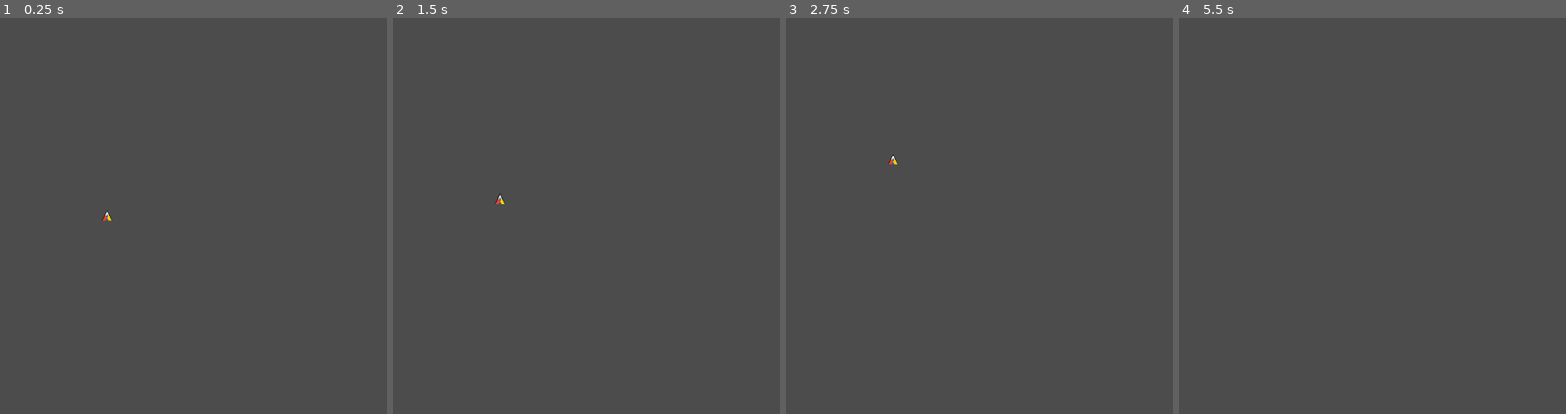
Above: before the commit, frames 1-4 (left to right).
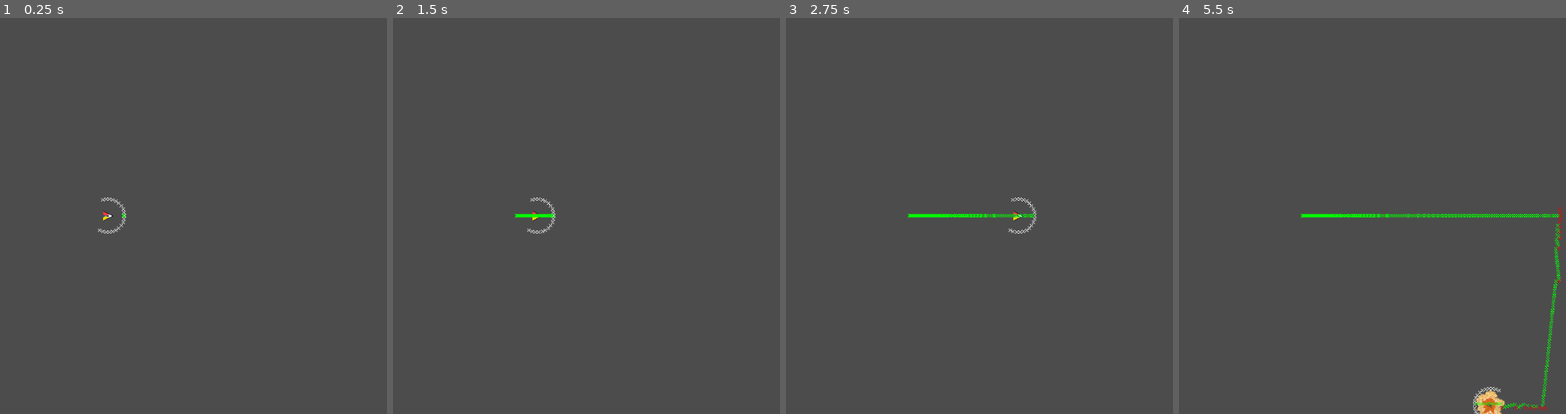
Above: after the commit, the same moments.

Repository: CluckeyMcCormick/fictional-guacamole
Game: Godot game, scene res://scenes/proto/BoidSpace.tscn
Two runs of this game, one before a commit and one after it. Both use one fixed random seed, a clock stepped at 60 frames per second and the inputs below.
Inputs:
- Up to frame 1 (0.25 s): no input
- Up to frame 2 (1.5 s): hold S (scroll_down) 0.53-1.28 s; tap A (scroll_left) at 1.35 s
- Up to frame 3 (2.75 s): hold D (scroll_right) from 2.03 s (still down)
- Up to frame 4 (5.5 s): release D (scroll_right) at 2.78 s; tap W (scroll_up) at 2.85 s; hold S (scroll_down) 3.53-4.28 s; tap P (debug_print, bound only after the commit) at 4.15 s; tap A (scroll_left) at 4.35 s; hold D (scroll_right) from 5.03 s (still down)

The runs differ from the first frame. In frame 1, 0.2% of the frame differs, in the area x 25-33%, y 45-55%; in frame 2, 0.3%; in frame 3, 0.5%; in frame 4, 1.5%, in the area x 31-100%, y 47-100%.

Commit message:
Add basic avoidance
Added in basic avoidance/pathfinding. Basically, it always scans an
area in front of it and chooses the first unblocked path. Sort of a
greedy, path of least-resistance kind of thing.

There are two issues that I currently see. Firstly, the boid kind of
automatically jerks whenever they turn, since we set the rotation
instantly. That's nothing too difficult, just need to introduce
gradual rotation to the boid's _process() function.

More concerning is the second issue - the boid, flying dead ahead, is
clipping on obstacles and dying. It seems that the greedy algorithm's
single-minded nature is destroying the boid. We need to evaluate our
surroundings and somehow weigh the inputs into a cumulative direction.

Diff:
--- a/FicGuac/project.godot
+++ b/FicGuac/project.godot
@@ -41,6 +41,11 @@
 "events": [ Object(InputEventKey,"resource_local_to_scene":false,"resource_name":"","device":0,"alt":false,"shift":false,"control":false,"meta":false,"command":false,"pressed":false,"scancode":83,"unicode":0,"echo":false,"script":null)
  ]
 }
+debug_print={
+"deadzone": 0.5,
+"events": [ Object(InputEventKey,"resource_local_to_scene":false,"resource_name":"","device":0,"alt":false,"shift":false,"control":false,"meta":false,"command":false,"pressed":false,"scancode":80,"unicode":0,"echo":false,"script":null)
+ ]
+}
 
 [rendering]
 
--- a/FicGuac/scenes/proto/BoidSpace.gd
+++ b/FicGuac/scenes/proto/BoidSpace.gd
@@ -6,7 +6,6 @@
 
 # Called when the node enters the scene tree for the first time.
 func _ready():
-    $Boid_Micro.add_central_force( Vector2(0, -25) )
     pass # Replace with function body.
 
 # Called every frame. 'delta' is the elapsed time since the previous frame.
--- a/FicGuac/scenes/proto/BoidSpace.tscn
+++ b/FicGuac/scenes/proto/BoidSpace.tscn
@@ -1,7 +1,14 @@
-[gd_scene load_steps=7 format=2]
+[gd_scene load_steps=9 format=2]
 
 [ext_resource path="res://scenes/proto/BoidSpace.gd" type="Script" id=1]
 [ext_resource path="res://scenes/proto/Boid_Micro.tscn" type="PackedScene" id=2]
+
+[sub_resource type="CircleShape2D" id=5]
+radius = 128.5
+
+[sub_resource type="CapsuleShape2D" id=6]
+radius = 41.46
+height = 155.32
 
 [sub_resource type="RectangleShape2D" id=1]
 extents = Vector2( 512, 10 )
@@ -20,8 +27,21 @@
 
 [node name="Boid_Micro" parent="." instance=ExtResource( 2 )]
 position = Vector2( 600, 300 )
+draw_debug_ray = true
+
+[node name="Obstacles" type="StaticBody2D" parent="."]
+position = Vector2( 512, 0 )
+
+[node name="CollisionShape2D" type="CollisionShape2D" parent="Obstacles"]
+position = Vector2( -169.993, 521.803 )
+shape = SubResource( 5 )
+
+[node name="CollisionShape2D2" type="CollisionShape2D" parent="Obstacles"]
+position = Vector2( 199.557, 121.212 )
+shape = SubResource( 6 )
 
 [node name="CollideBox" type="StaticBody2D" parent="."]
+editor/display_folded = true
 
 [node name="cbTop" type="CollisionShape2D" parent="CollideBox"]
 position = Vector2( 512, 0 )
--- a/FicGuac/scenes/proto/Boid_Micro.gd
+++ b/FicGuac/scenes/proto/Boid_Micro.gd
@@ -1,4 +1,23 @@
 extends RigidBody2D
+
+# To scan for danger, we'll raycast in front of our boid. But how big is our
+# raycast? These constants will help to define that.
+
+# Our length for each raycast
+const RAYCAST_MAGNITUDE = 25
+# When we raycast, we cast the points in front of the boid using the unit
+# circle. We start in "front" of the Boid, and cast extra points using this step
+const RAYCAST_STEP = PI / 15
+# How many points we want to cast, including the central/forward ray. Points are
+# measured in a plus-STEP minus-STEP pattern.
+const RAYCAST_STEPS_COUNT = 20
+
+export(bool) var draw_debug_ray
+
+const ARTI_ACCEL = 50
+const MAX_SPEED = 250
+
+var _arti_speed
 
 # The container for bodies we are currently tracking as our "flock"
 var flock_members = {}
@@ -8,11 +27,104 @@
 
 # Called when the node enters the scene tree for the first time.
 func _ready():
-    pass # Replace with function body.
+    var ray_step
+    var new_angle
+    _arti_speed = 0
+
+    if not draw_debug_ray:
+        return
+
+    ray_step = 0
+    for i in range(RAYCAST_STEPS_COUNT):
+        # Calculate our current angle
+        new_angle = ray_step * RAYCAST_STEP
+
+        # Calculate the raycasted/shifted point
+        var casted_pos = Vector2(0, 0)
+        casted_pos.x = cos(new_angle)
+        casted_pos.y = sin(new_angle)
+        casted_pos *= RAYCAST_MAGNITUDE
+
+        # Add a point at the shifted location
+        var debug_node = Sprite.new() # Create a new sprite!
+        debug_node.texture = load("res://assets/proto/x.png")
+        debug_node.visible = draw_debug_ray
+        add_child(debug_node) # Add it as a child of this node.
+        debug_node.position = casted_pos
+
+        # Otherwise, update our step for the next go-around
+        if i % 2 == 0:
+            ray_step = abs(ray_step) + 1
+        else:
+            ray_step = -ray_step
 
 # Called every frame. 'delta' is the elapsed time since the previous frame.
 func _process(delta):
-    pass
+    # Add our newly recieved acceleration
+    _arti_speed = clamp(_arti_speed + (ARTI_ACCEL * delta), 0, MAX_SPEED)
+    # Calculate our movement, given heading, speed, and time delta
+    var movement = Vector2(0, 0)
+    movement.x = cos(rotation)
+    movement.y = sin(rotation)
+    movement *= _arti_speed
+    movement *= delta
+
+    self.position = self.position + movement
+
+func _physics_process(delta):
+    var space_state = get_world_2d().direct_space_state
+    var ray_step
+    var new_angle
+
+    ray_step = 0
+    for i in range(RAYCAST_STEPS_COUNT):
+        # Calculate our current angle
+        new_angle = self.rotation + (ray_step * RAYCAST_STEP)
+
+        # Calculate the raycasted/shifted point
+        var casted_pos = Vector2(0, 0)
+        casted_pos.x = cos(new_angle)
+        casted_pos.y = sin(new_angle)
+        casted_pos *= RAYCAST_MAGNITUDE
+        casted_pos += global_position
+
+        # Get the result of our collision raycast
+        var result = space_state.intersect_ray( global_position, casted_pos, [self])
+
+        # If we're drawing our ray debug
+        if draw_debug_ray:
+            # Add a point at the shifted location
+            var debug_node = Sprite.new() # Create a new sprite!
+            debug_node.texture = load("res://assets/proto/x.png")
+            debug_node.position = casted_pos
+            debug_node.visible = draw_debug_ray
+            owner.add_child(debug_node) # Add it as a child of this node.
+            # If a collision occurred, color it red
+            if result:
+                debug_node.modulate = Color(1.0, 0, 0)
+            # Otherwise, color it green!
+            else:
+                debug_node.modulate = Color(0, 1.0, 0)
+
+        # If we didn't get fed a result, break! The way is clear, this is our
+        # new rotation!
+        if not result:
+            break;
+
+        # Otherwise, update our step for the next go-around
+        if i % 2 == 0:
+            ray_step = abs(ray_step) + 1
+        else:
+            ray_step = -ray_step
+
+    # Right, now we've got a new rotation - either it's the right way to go or
+    # our boid will be turning in a desperate attempt to save itself
+    rotation = new_angle
+
+func _input(event):
+    if event.is_action_pressed("debug_print"):
+        print(rotation)
+        print(rotation_degrees)
 
 # An area has entered our detection area
 # This might be an attack guide of some sort
--- a/FicGuac/scenes/proto/Boid_Micro.tscn
+++ b/FicGuac/scenes/proto/Boid_Micro.tscn
@@ -1,33 +1,33 @@
 [gd_scene load_steps=11 format=2]
 
 [ext_resource path="res://scenes/proto/Boid_Micro.gd" type="Script" id=1]
-[ext_resource path="res://assets/proto/boid02.png" type="Texture" id=2]
-[ext_resource path="res://assets/proto/boid04.png" type="Texture" id=3]
-[ext_resource path="res://assets/proto/boid03.png" type="Texture" id=4]
-[ext_resource path="res://assets/proto/boid01.png" type="Texture" id=5]
+[ext_resource path="res://assets/proto/boid04.png" type="Texture" id=2]
+[ext_resource path="res://assets/proto/boid02.png" type="Texture" id=3]
+[ext_resource path="res://assets/proto/boid01.png" type="Texture" id=4]
+[ext_resource path="res://assets/proto/boid03.png" type="Texture" id=5]
 [ext_resource path="res://assets/explosionBig.png" type="Texture" id=6]
 
 [sub_resource type="SpriteFrames" id=1]
 animations = [ {
 "frames": [ ExtResource( 2 ) ],
 "loop": true,
-"name": "boid02",
+"name": "boid04",
 "speed": 5.0
 }, {
 "frames": [ ExtResource( 3 ) ],
 "loop": true,
-"name": "boid04",
+"name": "boid02",
 "speed": 5.0
 }, {
 "frames": [ ExtResource( 4 ) ],
+"loop": false,
+"name": "boid01",
+"speed": 0.0
+}, {
+"frames": [ ExtResource( 5 ) ],
 "loop": true,
 "name": "boid03",
 "speed": 5.0
-}, {
-"frames": [ ExtResource( 5 ) ],
-"loop": false,
-"name": "boid01",
-"speed": 0.0
 } ]
 
 [sub_resource type="CircleShape2D" id=2]
@@ -55,7 +55,6 @@
 [node name="Boid_Micro" type="RigidBody2D"]
 collision_layer = 7
 collision_mask = 7
-mode = 2
 gravity_scale = 0.0
 contacts_reported = 1
 contact_monitor = true
@@ -63,12 +62,14 @@
 script = ExtResource( 1 )
 
 [node name="Skin" type="AnimatedSprite" parent="."]
+rotation = 1.5708
 scale = Vector2( 0.063, 0.063 )
 frames = SubResource( 1 )
 animation = "boid03"
 
 [node name="BodyCollide" type="CollisionPolygon2D" parent="."]
-position = Vector2( -1, 1 )
+position = Vector2( -0.983948, -1.01682 )
+rotation = 1.5708
 polygon = PoolVector2Array( 1.01322, -9.10851, -7.07661, 7.07542, 9.0963, 7.07542 )
 one_way_collision_margin = 0.0
 
@@ -80,7 +81,6 @@
 shape = SubResource( 2 )
 
 [node name="CollideArea" type="Area2D" parent="."]
-editor/display_folded = true
 visible = false
 
 [node name="CollideDetect" type="CollisionShape2D" parent="CollideArea"]
Binary file added: FicGuac/assets/proto/x.png
Not shown, added: FicGuac/assets/proto/x.png.import
